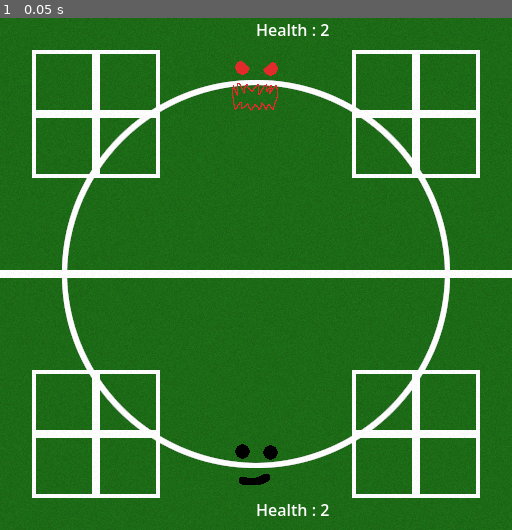
Above: before the commit, frame 1.
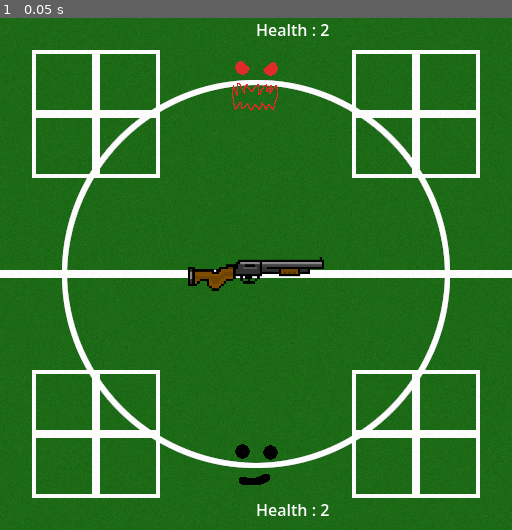
Above: after the commit, the same moment.

Repository: Silvester56/buckshotmiami
Game: Godot game, scene res://scenes/game.tscn
Same seed, same stepped clock (60 frames per second), same inputs: the game is played once before the commit and once after it. This scene is started directly instead of the project's main scene.
Inputs:
- Up to frame 1 (0.05 s): no input

The runs differ from the first frame. In frame 1, 0.8% of the frame differs, in the area x 36-64%, y 46-54%.

Commit message:
Add shotgun and update README

Diff:
--- a/scenes/game.tscn
+++ b/scenes/game.tscn
@@ -4,6 +4,7 @@
 [ext_resource type="Texture2D" uid="uid://o165bq440eek" path="res://assets/board.png" id="2_lbhrr"]
 [ext_resource type="Texture2D" uid="uid://c6rqfn13lc87v" path="res://assets/characters.png" id="2_yqjtg"]
 [ext_resource type="Theme" uid="uid://btfuk8lvwal51" path="res://themes/menu.tres" id="3_lnu2h"]
+[ext_resource type="Texture2D" uid="uid://bv7lhnjthidhe" path="res://assets/shotgun.png" id="4_iywne"]
 
 [node name="Game" type="Node2D" unique_id=1685807169]
 script = ExtResource("1_uwrxv")
@@ -25,6 +26,11 @@
 texture = ExtResource("2_yqjtg")
 hframes = 2
 vframes = 2
+
+[node name="Sprite2D" type="Sprite2D" parent="." unique_id=1736833064]
+position = Vector2(256, 256)
+scale = Vector2(0.3, 0.3)
+texture = ExtResource("4_iywne")
 
 [node name="DealerHealth" type="Label" parent="." unique_id=1369694520]
 offset_left = 256.0
Binary file added: assets/shotgun.png
Not shown, added: assets/shotgun.png.import
Not shown, changed: README.md
